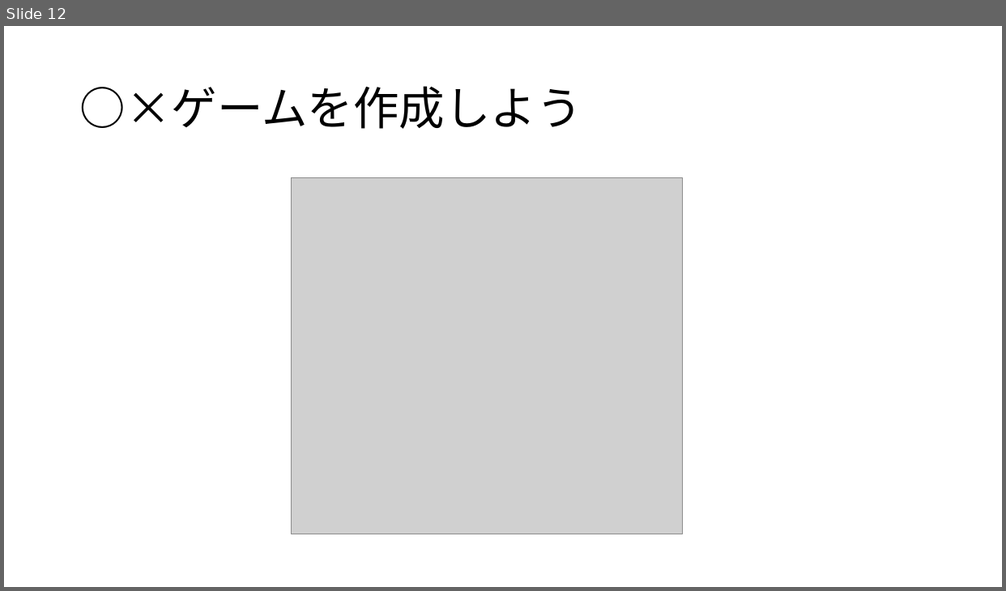
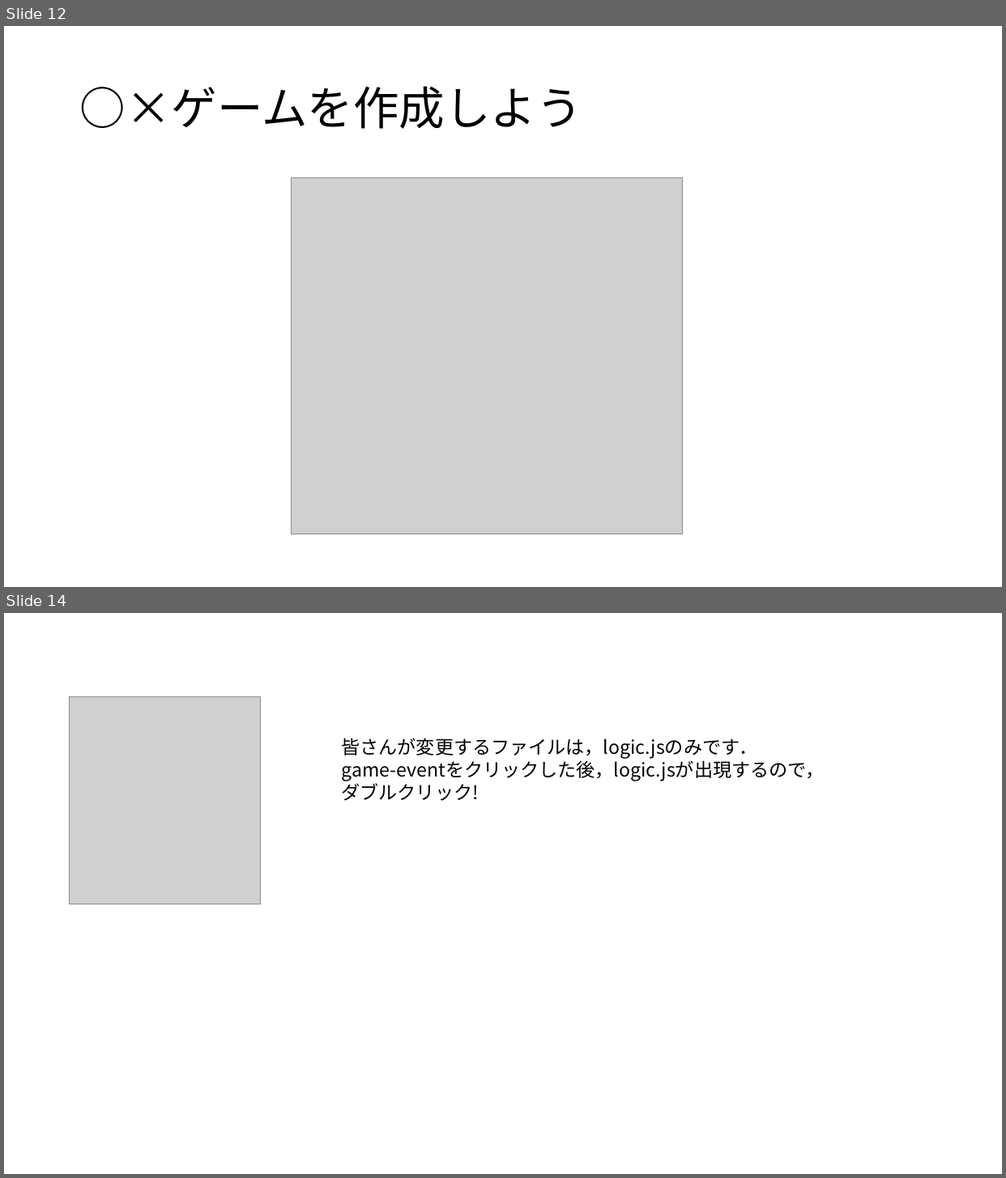
Before and after one commit to moyuta/game-event, a slide deck: マルバツゲームpdf.pptx. Shown one above the other, each under a label of ours: slide 12 before the commit, slides 12 and 14 after it; the slides between them are not shown. The pictures are 1006x591 and 1006x1178 pixels, drawn with LibreOffice and Linux fonts; fonts in the diff are those of the drawing; grey boxes stand for pictures. Boxes give left, top, right and bottom in pixels: in the first picture for what was removed or moved away, otherwise in the second. Text is boxed around its words. In the diff, an @@ line names an element or a change of style, - is before the commit and + after.

```diff
--- a/マルバツゲームpdf.pptx
+++ b/マルバツゲームpdf.pptx
@@ slide 14 added at box(4, 613, 1002, 1174), background #FFFFFF @@
@@ picture added at box(69, 697, 261, 904) @@
@@ text added at box(342, 738, 825, 801), 18 pt, text #000000 @@
+皆さんが変更するファイルは，logic.jsのみです．
+game-eventをクリックした後，logic.jsが出現するので，
+ダブルクリック!
```
Also in this commit, not shown: 3 other slides added, 1 slide removed.
